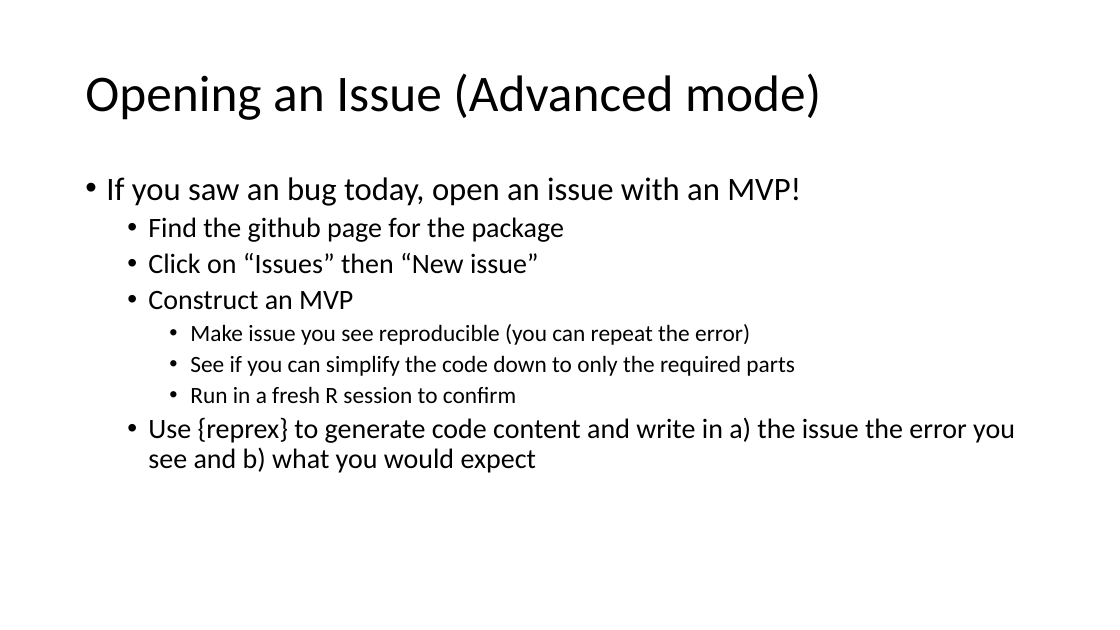
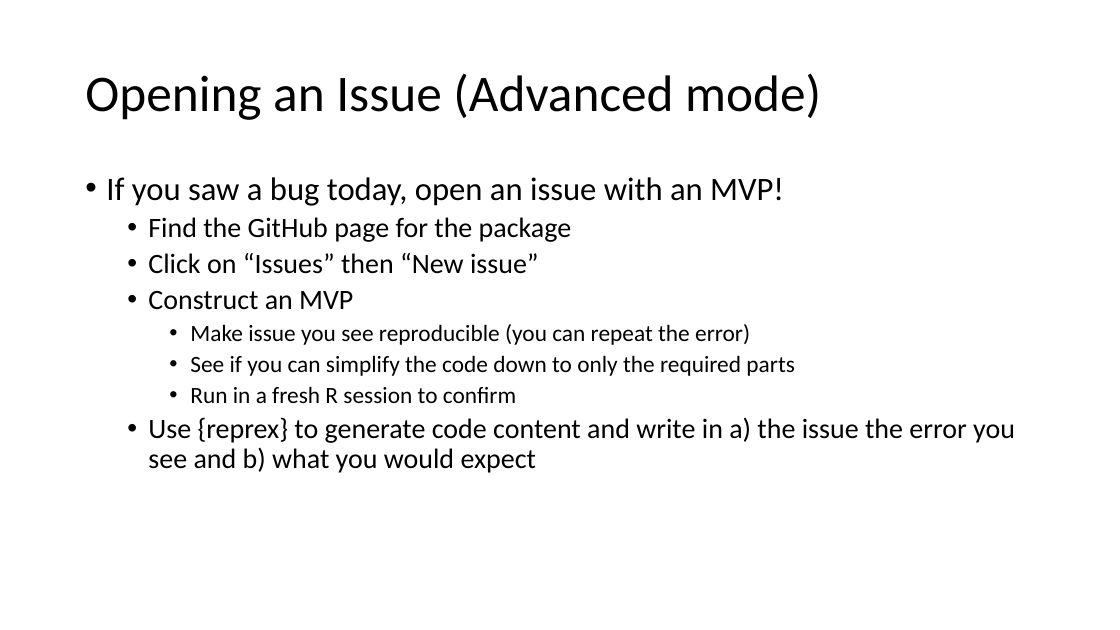
Before and after one commit to posit-conf-2023/r-pharma, a slide deck: slide 17 of 04-pharmaverse/04-Contributing_To_The_Pharmaverse.pptx (slide 10 before the commit). Drawn at 1120x630 pixels with LibreOffice and Linux fonts; fonts in the diff are those of the drawing. Boxes give left, top, right and bottom in pixels: in the first picture for what was removed or moved away, otherwise in the second. Text is boxed around its words. In the diff, an @@ line names an element or a change of style, - is before the commit and + after.

```diff
--- a/04-pharmaverse/04-Contributing_To_The_Pharmaverse.pptx
+++ b/04-pharmaverse/04-Contributing_To_The_Pharmaverse.pptx
@@ text at (106, 177, 784, 242): text changed @@
-• If you saw an bug today, open an issue with an MVP!
-  • Find the github page for the package
+• If you saw a bug today, open an issue with an MVP!
+  • Find the GitHub page for the package
```
Also in this commit, not shown: 8 other slides changed, 8 slides added, 1 slide removed.
